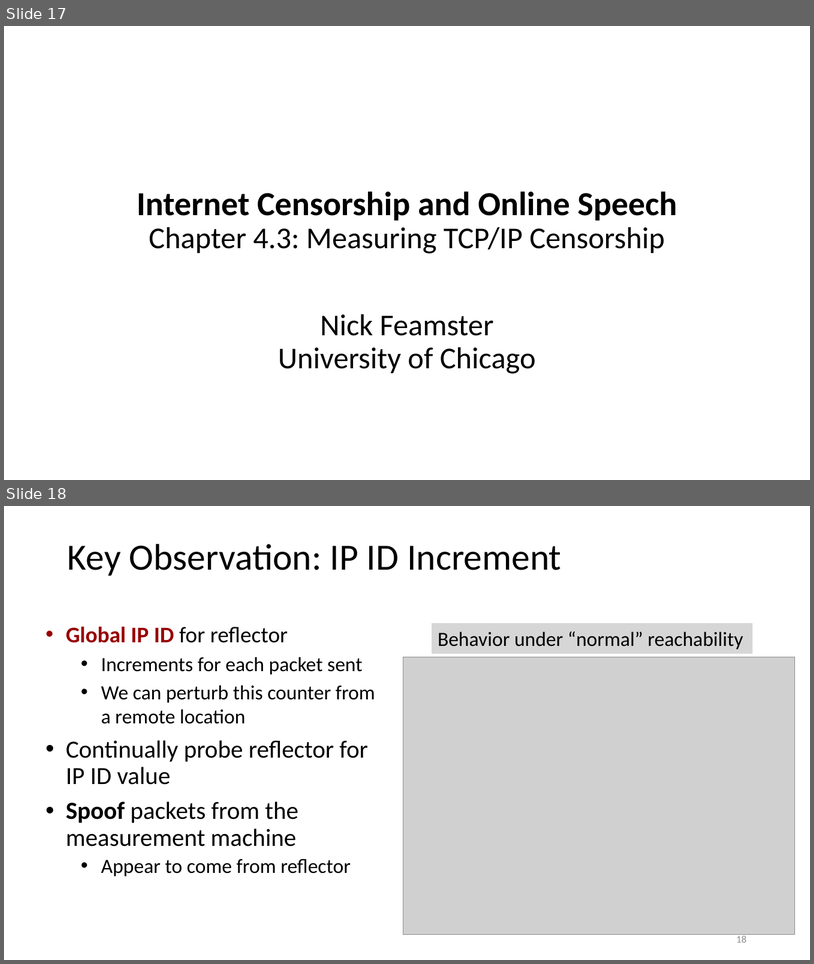
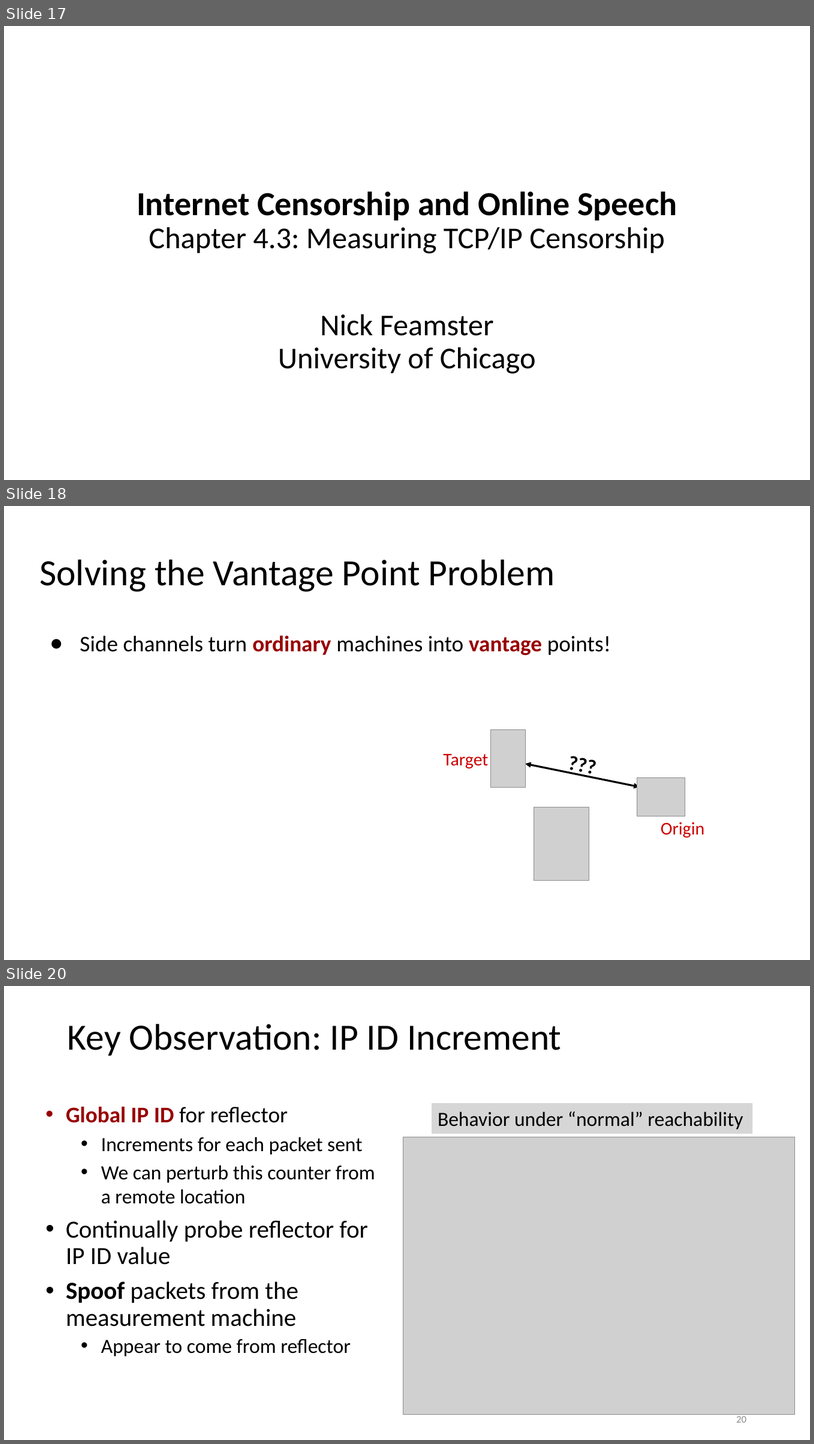
Before and after one commit to noise-lab/censorship-course, a slide deck: lectures/4-Measurement.pptx. Shown one above the other, each under a label of ours: slides 17 and 18 before the commit, slides 17, 18 and 20 after it; the slides between them are not shown. The pictures are 814x964 and 814x1444 pixels, drawn with LibreOffice and Linux fonts; fonts in the diff are those of the drawing; grey boxes stand for pictures. Boxes give left, top, right and bottom in pixels: in the first picture for what was removed or moved away, otherwise in the second. Text is boxed around its words. In the diff, an @@ line names an element or a change of style, - is before the commit and + after.

```diff
--- a/lectures/4-Measurement.pptx
+++ b/lectures/4-Measurement.pptx
@@ slide 18 added at box(4, 506, 810, 960), background #FFFFFF @@
@@ title added at box(39, 559, 555, 592), 44 pt, text #000000 @@
+Solving the Vantage Point Problem
@@ text added at box(80, 636, 611, 655), 26.7 pt, text #000000 @@
+● Side channels turn ordinary machines into vantage points!
@@ picture added at box(491, 730, 525, 787) @@
@@ text added at box(547, 737, 621, 780), 24 pt, text #000000, bold @@
+???
@@ text added at box(443, 754, 488, 768), 21.3 pt, text #CC0000 @@
+Target
@@ double arrow added from (525, 764) to (640, 787), #000000 2.25 pt @@
@@ picture added at box(638, 778, 685, 816) @@
@@ picture added at box(534, 807, 590, 880) @@
@@ text added at box(661, 822, 705, 837), 21.3 pt, text #CC0000 @@
+Origin
@@ what was slide 18 is now slide 20 @@
@@ page number at box(737, 1416, 747, 1422): text changed @@
-18
+20
```
Also in this commit, not shown: 3 slides changed, 7 other slides added, 4 slides removed, 1 other file.
